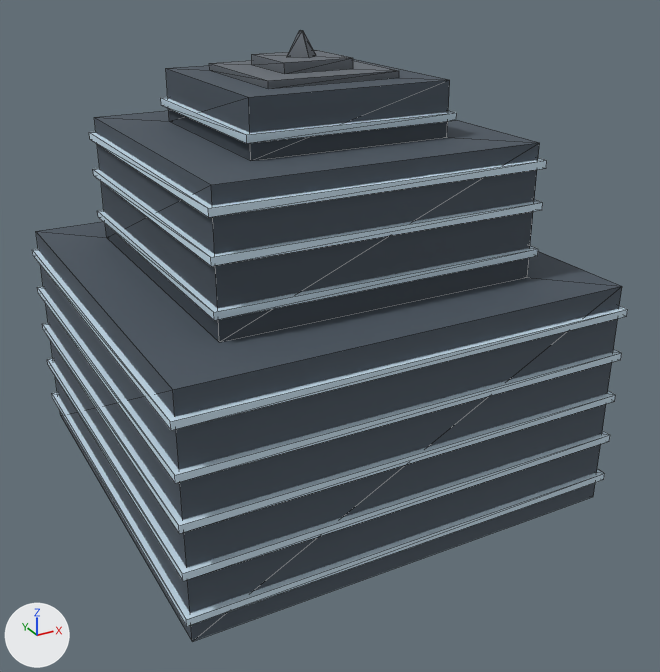
An edit to the glTF model public/plane-builder/models/obstacle-skyscraper/deco.glb, drawn before and after from the same camera.
The view is the same before and after, from a 50 mm camera at (-0.898, -1.754, 0.68) aimed at (0.019, -0.087, -0.153). Lighting does not change. The marker at lower left points along +X, +Y and +Z. The first picture is the older version. Mesh edges are drawn as thin lines. Vertices at exactly the same position are counted once.

Script lines for the objects in view, before the commit:
```python
mat_windows = bpy.data.materials.new('windows')
mat_windows.use_nodes = True; mat_windows.node_tree.nodes.clear()
_N = mat_windows.node_tree.nodes; _L = mat_windows.node_tree.links
n0 = _N.new('ShaderNodeBsdfPrincipled'); n0.name = 'Principled BSDF'
n0.inputs[2].default_value = 0.85  # 'Roughness'
n1 = _N.new('ShaderNodeOutputMaterial'); n1.name = 'Material Output'
n2 = _N.new('ShaderNodeMix'); n2.name = 'Mix'
n2.data_type = 'RGBA'
n2.blend_type = 'MULTIPLY'
n2.inputs[0].default_value = 1.0  # 'Factor'
n2.inputs[7].default_value = (0.624, 0.791, 0.913, 1.0)  # 'B', pale blue #cfe6f5
n3 = _N.new('ShaderNodeVertexColor'); n3.name = 'Color Attribute'
_L.new(n0.outputs[0], n1.inputs[0])  # 'BSDF' to 'Surface'
_L.new(n2.outputs[2], n0.inputs[0])  # 'Result' to 'Base Color'
_L.new(n3.outputs[0], n2.inputs[6])  # 'Color' to 'A'
me_hard = bpy.data.meshes.new('hard')
me_hard.from_pydata(...)  # a box spanning x -0.488..0.488, y -0.488..0.488, z -0.5..0.014; a box spanning x -0.351..0.351, y -0.351..0.351, z 0.014..0.3; a box spanning x -0.22..0.22, y -0.22..0.22, z 0.3..0.414
me_hard.materials.append(mat_hard)
me_roof = bpy.data.meshes.new('roof')
me_roof.from_pydata(...)  # 26 vertices, 40 faces; spans x -0.146..0.146, y -0.146..0.146, z 0.414..0.5
me_roof.materials.append(mat_roof)
me_windows = bpy.data.meshes.new('windows')
me_windows.from_pydata(...)  # 72 vertices, 108 faces; spans x -0.5..0.5, y -0.5..0.5, z -0.451..0.351
me_windows.materials.append(mat_windows)
ob_hard = bpy.data.objects.new('hard', me_hard)
ob_hard.location = (0.0, 0.0, 0.0)
ob_roof = bpy.data.objects.new('roof', me_roof)
ob_roof.location = (0.0, 0.0, 0.0)
ob_windows = bpy.data.objects.new('windows', me_windows)
ob_windows.location = (0.0, 0.0, 0.0)
```
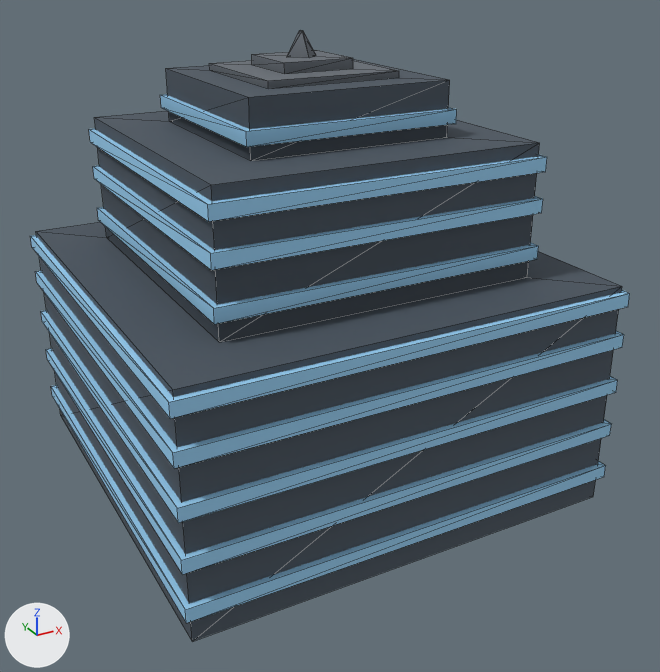
The change, as a list of edits to the scene's bpy script:
```text
Change mat_windows:
    where n2 = _N.new('ShaderNodeMix'); n2.name = 'Mix'
    n2.inputs[7].default_value: (0.624, 0.791, 0.913, 1.0) -> (0.328, 0.651, 0.93, 1.0)  # 'B', pale blue #cfe6f5 -> 'B', blue #9bd3f7
Change me_windows:
    used by ob_windows; location = (0.0, 0.0, 0.0)
    remove me_windows.from_pydata(...)  # 72 vertices, 108 faces; spans x -0.5..0.5, y -0.5..0.5, z -0.451..0.351
    add me_windows.from_pydata(...)  # 72 vertices, 108 faces; spans x -0.5..0.5, y -0.5..0.5, z -0.444..0.357
    me_windows part 1: the loose piece of 8 vertices spanning x -0.5..0.5, y -0.5..0.5, z -0.451..-0.435 is scaled about its middle by (1, 1, 1.91), then moved by (0.0, 0.0, 0.014)
    me_windows part 2: the loose piece of 8 vertices spanning x -0.5..0.5, y -0.5..0.5, z -0.351..-0.335 is scaled about its middle by (1, 1, 1.91), then moved by (0.0, 0.0, 0.021)
    me_windows part 3: the loose piece of 8 vertices spanning x -0.5..0.5, y -0.5..0.5, z -0.251..-0.235 is scaled about its middle by (1, 1, 1.91), then moved by (0.0, 0.0, 0.029)
    me_windows part 4: the loose piece of 8 vertices spanning x -0.5..0.5, y -0.5..0.5, z -0.151..-0.135 is scaled about its middle by (1, 1, 1.91), then moved by (0.0, 0.0, 0.036)
    me_windows part 5: the loose piece of 8 vertices spanning x -0.5..0.5, y -0.5..0.5, z -0.051..-0.035 is scaled about its middle by (1, 1, 1.91), then moved by (0.0, 0.0, 0.029)
    me_windows part 6: the loose piece of 8 vertices spanning x -0.363..0.363, y -0.363..0.363, z 0.064..0.079 is scaled about its middle by (1, 1, 1.91)
    me_windows part 7: the loose piece of 8 vertices spanning x -0.363..0.363, y -0.363..0.363, z 0.164..0.179 is scaled about its middle by (1, 1, 1.91)
    me_windows part 8: the loose piece of 8 vertices spanning x -0.363..0.363, y -0.363..0.363, z 0.249..0.265 is scaled about its middle by (1, 1, 1.91)
    me_windows part 9: the loose piece of 8 vertices spanning x -0.232..0.232, y -0.232..0.232, z 0.335..0.351 is scaled about its middle by (1, 1, 1.82)
```

Changed parts and their boxes [x1, y1, x2, y2] in the pictures (660 x 672 px; the box of a moved part takes in the faces that stretch with it):
'windows', surface changed, reshaped
    before: [32, 97, 628, 626]
    after: [30, 94, 630, 623]
part 1 of me_windows, moved or reshaped
    before: [52, 392, 605, 626]
    after: [51, 385, 606, 623]
part 2 of me_windows, moved or reshaped
    before: [47, 358, 610, 581]
    after: [46, 348, 612, 575]
part 3 of me_windows, moved or reshaped
    before: [42, 323, 616, 533]
    after: [41, 310, 618, 523]
part 4 of me_windows, moved or reshaped
    before: [37, 287, 621, 483]
    after: [35, 271, 624, 468]
part 5 of me_windows, moved or reshaped
    before: [32, 249, 628, 430]
    after: [30, 235, 630, 419]
part 6 of me_windows, moved or reshaped
    before: [97, 210, 538, 320]
    after: [97, 207, 539, 324]
part 7 of me_windows, moved or reshaped
    before: [93, 168, 543, 266]
    after: [93, 165, 543, 270]
part 8 of me_windows, moved or reshaped
    before: [89, 132, 547, 217]
    after: [89, 129, 547, 221]
part 9 of me_windows, moved or reshaped
    before: [161, 97, 457, 143]
    after: [160, 94, 457, 147]
